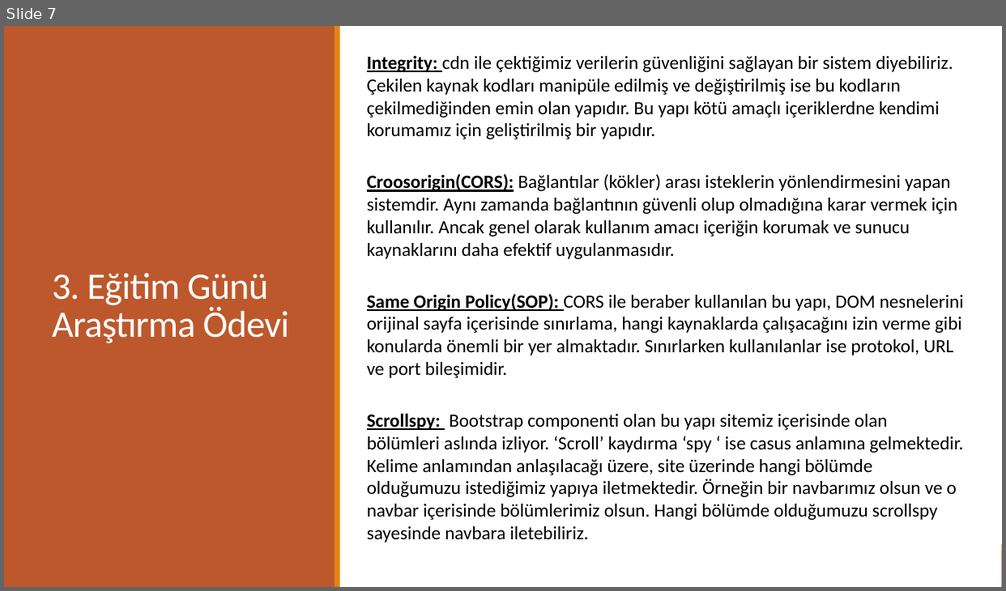
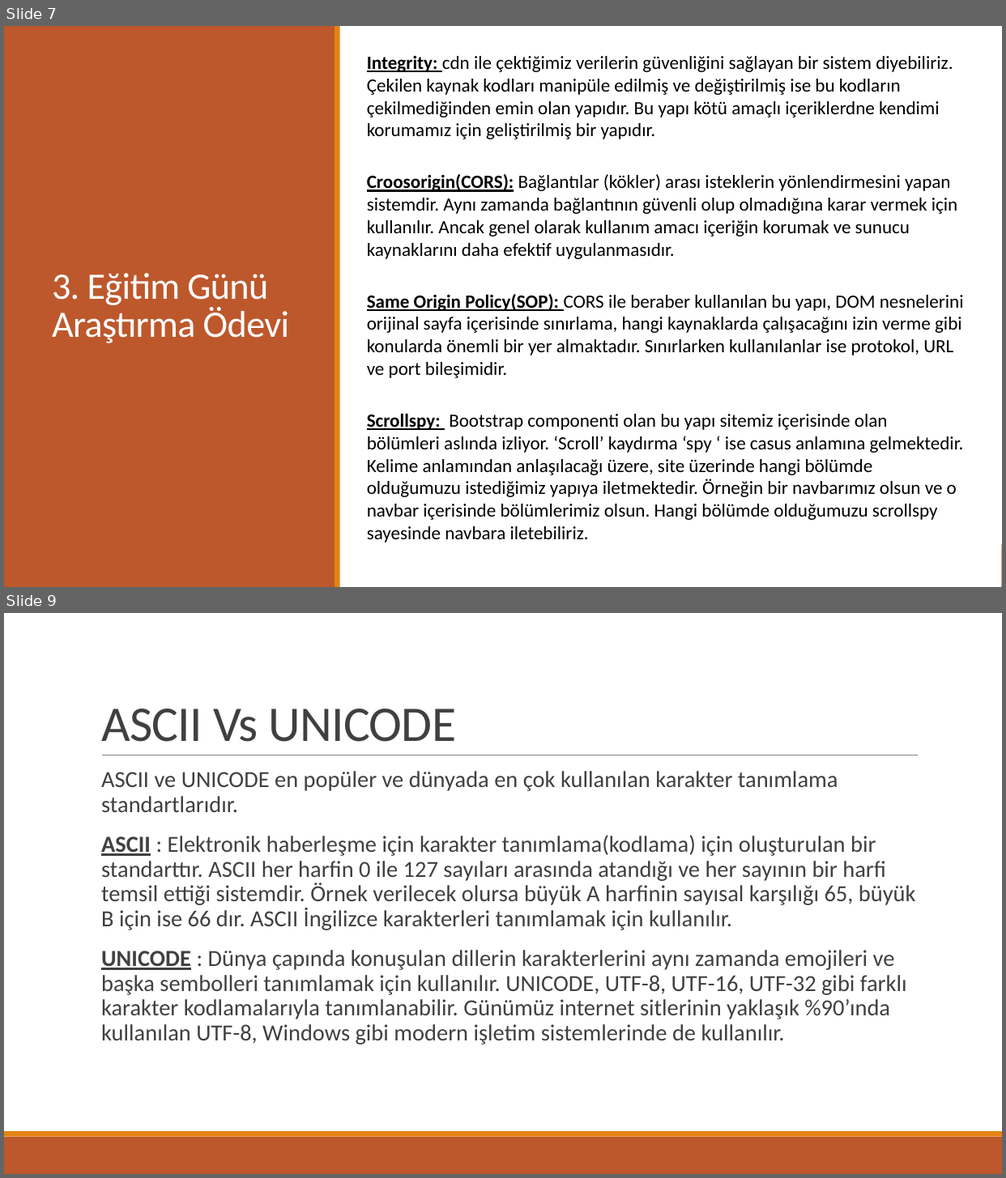
Before and after one commit to TechCareer-FrontEnd-1/tubisad-frontend-Ugur-Mert, a slide deck: Homework(research).pptx. Shown one above the other, each under a label of ours: slide 7 before the commit, slides 7 and 9 after it; the slides between them are not shown. The pictures are 1006x591 and 1006x1178 pixels, drawn with LibreOffice and Linux fonts; fonts in the diff are those of the drawing. Boxes give left, top, right and bottom in pixels: in the first picture for what was removed or moved away, otherwise in the second. Text is boxed around its words. In the diff, an @@ line names an element or a change of style, - is before the commit and + after.

Commit message:
text-reset, ASCII vs UNICODE, background cs background-color, sweet aler

```diff
--- a/Homework(research).pptx
+++ b/Homework(research).pptx
@@ slide 9 added at (4, 613, 1002, 1174), background #FFFFFF; not listed: 2 template elements that a slide beside it also shows @@
@@ title added at (101, 709, 456, 742), 48 pt, text #404040 @@
+ASCII Vs UNICODE
@@ line added from (102, 756) to (918, 756), #808080 0.5 pt @@
@@ text added at (101, 771, 916, 1045), 22.2 pt, text #404040 @@
+  ASCII ve UNICODE en popüler ve dünyada en çok kullanılan karakter tanımlama standartlarıdır.
+  ASCII : Elektronik haberleşme için karakter tanımlama(kodlama) için oluşturulan bir standarttır. ASCII her harfin 0 ile 127 sayıları arasında atandığı ve her sayının bir harfi temsil ettiği sistemdir. Örnek verilecek olursa büyük A harfinin sayısal karşılığı 65, büyük B için ise 66 dır. ASCII İngilizce karakterleri tanımlamak için kullanılır.
+  UNICODE : Dünya çapında konuşulan dillerin karakterlerini aynı zamanda emojileri ve başka sembolleri tanımlamak için kullanılır. UNICODE, UTF-8, UTF-16, UTF-32 gibi farklı karakter kodlamalarıyla tanımlanabilir. Günümüz internet sitlerinin yaklaşık %90’ında kullanılan UTF-8, Windows gibi modern işletim sistemlerinde de kullanılır.
```
Also in this commit, not shown: 3 other slides added.
